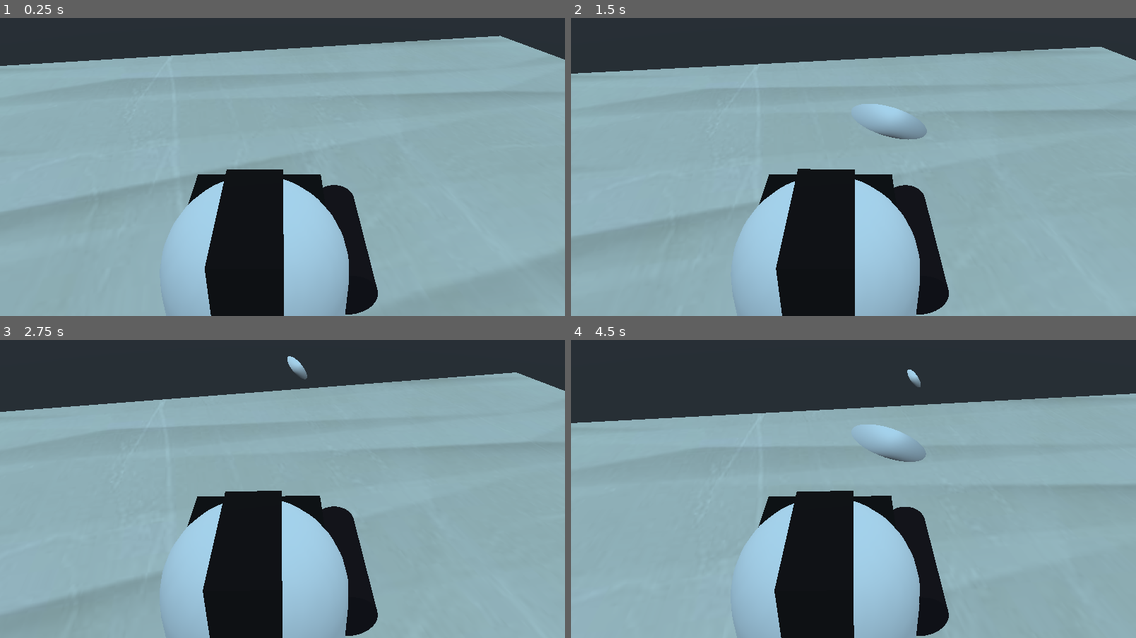
Above: before the commit, frames 1-4 (two rows, left to right).
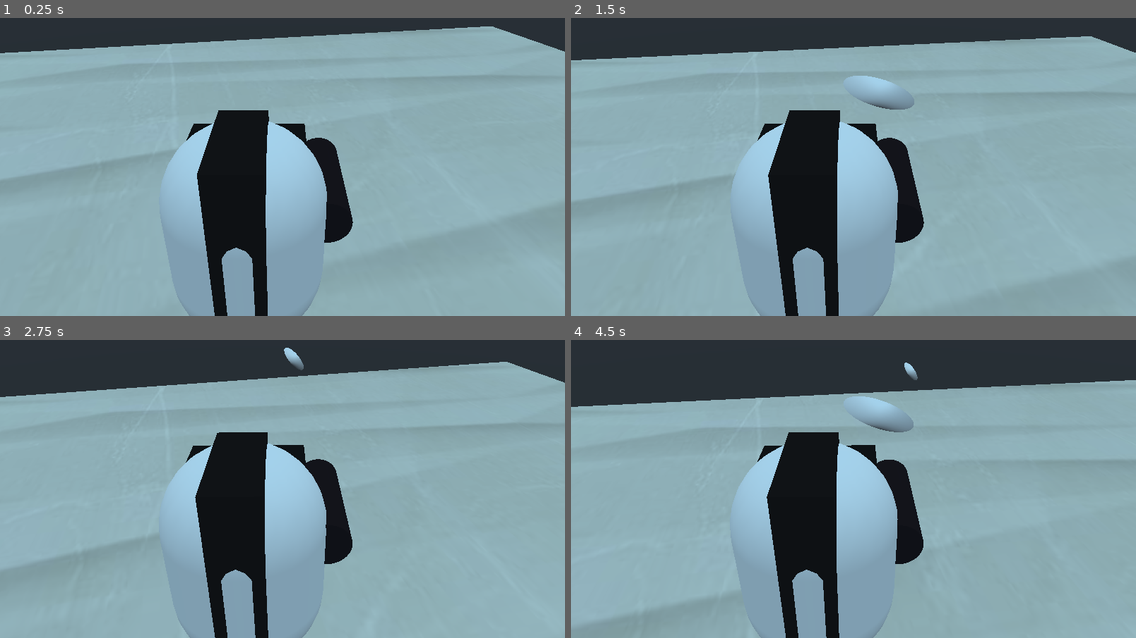
Above: after the commit, the same moments.

Repository: MrPeanutbutter434/Laser-Game-FPS
Game: Godot game, scene res://Scenes/Landing.tscn
The game is run twice, just before and just after one commit, with the same random seed, the same clock (stepped at 60 frames per second) and the same inputs.
Inputs (mouse positions are in pixels of both pictures, inside the frame that each line leads up to):
- Up to frame 1 (0.25 s): no input
- Up to frame 2 (1.5 s): tap Enter at 0.5 s; move the mouse to (881, 149) at 0.52 s; hold Up (move_forward) from 0.53 s (still down); click (881, 149) at 0.6 s; tap Space (jump) at 0.77 s; move the mouse to (825, 152) at 1.27 s; click (825, 152) at 1.35 s
- Up to frame 3 (2.75 s): keep holding Up (move_forward); tap Space (jump) at 1.52 s; move the mouse to (293, 468) at 2.02 s; click (293, 468) at 2.1 s
- Up to frame 4 (4.5 s): keep holding Up (move_forward); move the mouse to (847, 477) at 2.77 s; click (847, 477) at 2.85 s; tap Space (jump) at 3.02, 3.77 s; move the mouse to (893, 477) at 3.52 s; click (893, 477) at 3.6 s; move the mouse to (808, 468) at 4.27 s; click (808, 468) at 4.35 s

The runs differ from the first frame. In frame 1, 20% of the frame differs, in the area x 0-100%, y 2-100%; in frame 2, 22%; in frame 3, 21%; in frame 4, 23%, in the area x 0-100%, y 7-100%.

Commit message:
Material for bot. Instance bot into landing scene

Diff:
--- /dev/null
+++ b/Resources/Bot.tres
@@ -0,0 +1,4 @@
+[gd_resource type="SpatialMaterial" format=2]
+
+[resource]
+albedo_color = Color( 0.27451, 0.964706, 0.105882, 1 )
--- a/Scenes/Landing.tscn
+++ b/Scenes/Landing.tscn
@@ -1,7 +1,8 @@
-[gd_scene load_steps=5 format=2]
+[gd_scene load_steps=6 format=2]
 
 [ext_resource path="res://Scenes/Players/Player.tscn" type="PackedScene" id=1]
 [ext_resource path="res://Scenes/Levels/Level1.tscn" type="PackedScene" id=2]
+[ext_resource path="res://Scenes/Players/Bot.tscn" type="PackedScene" id=3]
 
 [sub_resource type="BoxShape" id=1]
 
@@ -17,7 +18,7 @@
 transform = Transform( 0.210147, 0.97767, -1.59283e-07, 0, -1.62921e-07, -1, -0.97767, 0.210147, -3.42374e-08, 0, 1.67609, 0 )
 
 [node name="Camera" type="Camera" parent="Player"]
-transform = Transform( 8.14603e-08, 0.5, -0.866025, 1, -1.62921e-07, 0, -1.41093e-07, -0.866025, -0.5, -3.15973, 0.286945, -3.78172 )
+transform = Transform( -4.47035e-08, 0.5, -0.866025, 1, -1.11759e-07, -7.45058e-08, -1.41093e-07, -0.866025, -0.5, -3.96195, 0.459379, -3.4719 )
 keep_aspect = 0
 
 [node name="Objects" type="Node" parent="."]
@@ -37,3 +38,8 @@
 [node name="MeshInstance" type="MeshInstance" parent="Objects/RigidBody"]
 mesh = SubResource( 2 )
 material/0 = null
+
+[node name="Bot" type="Node" parent="."]
+
+[node name="Bot" parent="Bot" instance=ExtResource( 3 )]
+transform = Transform( 1, 0, 0, 0, -1.62921e-07, -1, 0, 1, -1.62921e-07, -8.07628, 1.94815, 0 )
--- a/Scenes/Players/Bot.tscn
+++ b/Scenes/Players/Bot.tscn
@@ -1,10 +1,14 @@
-[gd_scene load_steps=3 format=2]
+[gd_scene load_steps=4 format=2]
 
 [ext_resource path="res://Scenes/Players/Player.tscn" type="PackedScene" id=1]
 [ext_resource path="res://Scenes/Scripts/Bot.gd" type="Script" id=2]
+[ext_resource path="res://Resources/Bot.tres" type="Material" id=3]
 
 [node name="Bot" instance=ExtResource( 1 )]
 script = ExtResource( 2 )
+
+[node name="Body" parent="RotationHelper" index="3"]
+material/0 = ExtResource( 3 )
 
 [node name="Timer" type="Timer" parent="." index="2"]
 wait_time = 2.0
